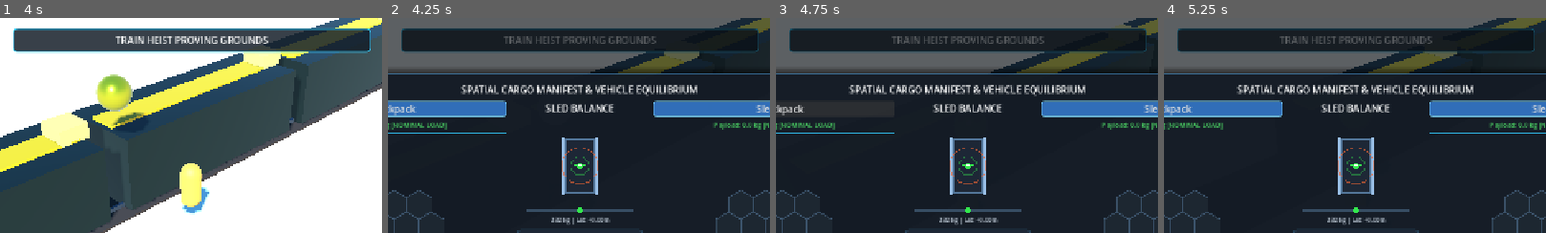
Above: before the commit, frames 1-4 (left to right).
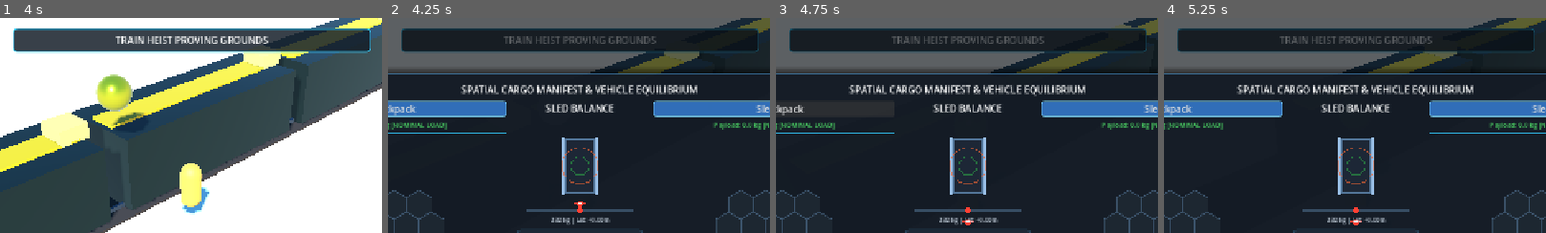
Above: after the commit, the same moments.

Repository: mcintalmo/drift
Game: Godot game, scene res://scenes/world/TrainHeistProvingGrounds.tscn
Two runs of this game, one before a commit and one after it. Both use one fixed random seed, a clock stepped at 60 frames per second and the inputs below. This scene is started directly instead of the project's main scene.
Inputs (mouse positions are % of the whole screen's width and height, from its top left):
- Up to frame 1 (4 s): tap Enter (ui_accept) at 0.5, 0.77, 3.77 s; move the mouse to (72, 45) at 0.52 s; hold E (pilot_lean_right) 0.53-1.25 s; click (72, 45) at 0.6 s; drag from (30, 55) to (45, 70) at 1.27 s; move the mouse to (60, 28) at 2.02 s; hold E (pilot_lean_right) 2.03-2.75 s; tap G (pilot_wrist_grapple) at 2.1 s; drag from (45, 70) to (20, 35) at 2.77 s; move the mouse to (80, 65) at 3.52 s; hold Q (pilot_lean_left) from 3.53 s (still down); hold Right mouse button (winch_quick) from 3.53 s (still down)
- Up to frame 2 (4.25 s): keep holding Q (pilot_lean_left); keep holding Right mouse button (winch_quick); tap Tab (pause_inventory) at 4.15 s
- Up to frame 3 (4.75 s): release Q (pilot_lean_left) at 4.25 s; release Right mouse button (winch_quick) at 4.25 s; drag from (26, 56) to (35, 25) at 4.27 s
- Up to frame 4 (5.25 s): move the mouse to (74, 56) at 5.02 s; hold S (brake_reverse) from 5.03 s (still down); tap R at 5.1 s; click (74, 56) at 5.17 s
The pictures show only the part of the screen within x 25-75%, y 2-52%; the shares and areas given below are measured in that part.

Frame 1 is identical in both runs. In frame 2, 0.1% of the frame differs, in the area x 48-52%, y 67-91%; in frame 3, 0.1%, in the area x 48-52%, y 67-97%; in frame 4, 0.1%.

Commit message:
Adopt Paradigm A vertical inventory coordinate mapping, pseudo-gravity settling, and formalize living world ecosystem in GDD

Diff:
--- a/scripts/components/center_of_mass_component.gd
+++ b/scripts/components/center_of_mass_component.gd
@@ -11,7 +11,7 @@
 @export var container_inventories: Array[HexInventoryComponent] = []
 
 var current_total_mass_kg: float = 220.0
-var current_com_offset_3d: Vector3 = Vector3.ZERO
+var current_com_offset_3d: Vector3 = Vector3(0.0, 0.25, 0.0)
 
 func _ready() -> void:
 	if not sled_stats:
@@ -43,7 +43,7 @@
 func _on_container_inventory_changed(_items: Array[HexItemData]) -> void:
 	recalculate_com()
 
-## Recalculates total mass and composite 3D Center of Mass offset
+## Recalculates total mass and composite 3D Center of Mass offset (Paradigm A Vertical Orientation)
 func recalculate_com() -> void:
 	var base_mass: float = sled_stats.chassis_base_mass_kg if sled_stats else 220.0
 	var base_com: Vector3 = sled_stats.chassis_com_offset if sled_stats else Vector3(0.0, 0.25, 0.0)
@@ -57,8 +57,8 @@
 		var container_mass: float = container.get_total_composite_mass()
 		var com_2d: Vector2 = container.get_com_offset_2d()
 
-		# Map 2D container space to 3D sled space (X = lateral, Z = fore/aft, Y = fixed height 0.35m)
-		var container_com_3d: Vector3 = Vector3(com_2d.x, 0.35, -com_2d.y)
+		# Paradigm A: X = Lateral width, Y = Physical Height (Top of grid raises COM height, Bottom lowers COM height)
+		var container_com_3d: Vector3 = Vector3(com_2d.x, 0.25 - com_2d.y, 0.0)
 		weighted_pos_sum += container_com_3d * container_mass
 		total_mass += container_mass
 
@@ -69,9 +69,13 @@
 	if drift_component:
 		drift_component.current_total_mass_kg = current_total_mass_kg
 		drift_component.external_com_lateral_offset_m = current_com_offset_3d.x
+		drift_component.external_com_height_m = current_com_offset_3d.y
 
 	com_updated.emit(current_com_offset_3d, current_total_mass_kg)
-	GlobalEvents.emit_inventory_updated(&"sled_composite", current_total_mass_kg, Vector2(current_com_offset_3d.x, current_com_offset_3d.z))
+	GlobalEvents.emit_inventory_updated(&"sled_composite", current_total_mass_kg, Vector2(current_com_offset_3d.x, current_com_offset_3d.y))
 
 func get_lateral_com_bias() -> float:
 	return current_com_offset_3d.x
+
+func get_com_height() -> float:
+	return current_com_offset_3d.y
--- a/scripts/components/hex_inventory_component.gd
+++ b/scripts/components/hex_inventory_component.gd
@@ -5,6 +5,7 @@
 signal item_added(item: HexItemData, root_coord: Vector2i)
 signal item_removed(item: HexItemData)
 signal item_placed(item: HexItemData, root_coord: Vector2i)
+signal items_settled
 
 @export var container_mount: ContainerMountData
 @export var hex_cell_size_m: float = 0.25
@@ -27,7 +28,6 @@
 		container_mount = ContainerMountData.new()
 
 ## Checks if an item can be placed at a root axial coordinate with a given rotation
-## Note: Hard weight rejection is removed in favor of dynamic encumbrance physics!
 func can_place_item(item: HexItemData, root_coord: Vector2i, rotation_step: int = 0) -> bool:
 	if not item:
 		return false
@@ -88,6 +88,61 @@
 	inventory_changed.emit(_placed_items)
 	return true
 
+## Applies pseudo-gravity settling: unsupported floating items fall down toward the lowest available slots
+func apply_pseudo_gravity_settling() -> bool:
+	if _placed_items.is_empty():
+		return false
+
+	var any_moved: bool = false
+	var items_to_settle: Array[HexItemData] = _placed_items.duplicate()
+
+	# Sort items by bottom-most cell (highest r) descending so lowest items settle first
+	items_to_settle.sort_custom(func(a: HexItemData, b: HexItemData) -> bool:
+		var max_r_a: int = -9999
+		var root_a: Vector2i = _item_root_coords.get(a, Vector2i.ZERO)
+		for off: Vector2i in a.get_rotated_footprint(a.rotation_step):
+			max_r_a = maxi(max_r_a, root_a.y + off.y)
+
+		var max_r_b: int = -9999
+		var root_b: Vector2i = _item_root_coords.get(b, Vector2i.ZERO)
+		for off: Vector2i in b.get_rotated_footprint(b.rotation_step):
+			max_r_b = maxi(max_r_b, root_b.y + off.y)
+
+		return max_r_a > max_r_b
+	)
+
+	for item: HexItemData in items_to_settle:
+		if not _item_root_coords.has(item):
+			continue
+
+		var current_root: Vector2i = _item_root_coords[item]
+		var rot: int = item.rotation_step
+
+		# Temporarily lift item from grid to test downward path
+		remove_item(item)
+
+		var test_root: Vector2i = current_root
+		var lowest_valid_root: Vector2i = current_root
+
+		# Step downward in vertical +r axis
+		while true:
+			var candidate_root: Vector2i = test_root + Vector2i(0, 1)
+			if can_place_item(item, candidate_root, rot):
+				lowest_valid_root = candidate_root
+				test_root = candidate_root
+			else:
+				break
+
+		place_item(item, lowest_valid_root, rot)
+		if lowest_valid_root != current_root:
+			any_moved = true
+
+	if any_moved:
+		items_settled.emit()
+		inventory_changed.emit(_placed_items)
+
+	return any_moved
+
 func get_item_at(coord: Vector2i) -> HexItemData:
 	return _grid_slots.get(coord, null)
 
@@ -126,7 +181,7 @@
 		return &"encumbered"
 	return &"nominal"
 
-## Converts an axial hex coordinate (q, r) to 2D Cartesian offset (X=right, Y=fore/aft)
+## Converts an axial hex coordinate (q, r) to 2D Cartesian offset (X=lateral, Y=height)
 func axial_to_cartesian(coord: Vector2i) -> Vector2:
 	var x: float = hex_cell_size_m * (SQRT_3 * coord.x + (SQRT_3 / 2.0) * coord.y)
 	var y: float = hex_cell_size_m * (1.5 * coord.y)
--- a/scripts/components/inertial_drift_component.gd
+++ b/scripts/components/inertial_drift_component.gd
@@ -26,6 +26,7 @@
 var roll_angle_rad: float = 0.0
 var current_total_mass_kg: float = 250.0
 var external_com_lateral_offset_m: float = 0.0
+var external_com_height_m: float = 0.25
 var pilot_lean_axis: float = 0.0 # Range [-1.0, 1.0]
 
 const GRAVITY: float = 9.81
@@ -170,8 +171,9 @@
 	# 1. Static gravity tilt from lateral COM offset
 	var static_com_roll: float = (external_com_lateral_offset_m / 0.20) * deg_to_rad(20.0)
 
-	# 2. Dynamic centrifugal roll during turns
-	var centrifugal_roll: float = (lateral_speed * 0.05) + (steer_input * (speed_mag / 16.0) * deg_to_rad(14.0))
+	# 2. Dynamic centrifugal roll during turns (amplified by height)
+	var height_factor: float = clampf(external_com_height_m / 0.25, 0.5, 2.5)
+	var centrifugal_roll: float = ((lateral_speed * 0.05) + (steer_input * (speed_mag / 16.0) * deg_to_rad(14.0))) * height_factor
 
 	# 3. Pilot counter-lean stabilization (Q / E)
 	var pilot_lean: float = pilot_lean_axis * deg_to_rad(18.0)
--- a/scripts/ui/hex_inventory_ui.gd
+++ b/scripts/ui/hex_inventory_ui.gd
@@ -195,6 +195,18 @@
 func close_inventory() -> void:
 	if held_item:
 		_cancel_drag()
+
+	# Apply pseudo-gravity settling to all open containers
+	if backpack_inventory:
+		backpack_inventory.apply_pseudo_gravity_settling()
+	if sled_inventory:
+		sled_inventory.apply_pseudo_gravity_settling()
+	if crate_inventory:
+		crate_inventory.apply_pseudo_gravity_settling()
+
+	if sled_com_component and is_instance_valid(sled_com_component):
+		sled_com_component.recalculate_com()
+
 	is_open = false
 	root_control.visible = false
 	left_grid_control.clear_custom_drag_preview()
@@ -270,7 +282,7 @@
 		if com_widget:
 			com_widget.update_com_data(
 				sled_com_component.current_total_mass_kg,
-				Vector2(sled_com_component.current_com_offset_3d.x, sled_com_component.current_com_offset_3d.z)
+				Vector2(sled_com_component.current_com_offset_3d.x, sled_com_component.current_com_offset_3d.y)
 			)
 
 func _update_tab_buttons() -> void:
--- a/test/unit/test_hex_inventory.gd
+++ b/test/unit/test_hex_inventory.gd
@@ -8,6 +8,7 @@
 	results.append(_test_overlapping_placement_rejected())
 	results.append(_test_out_of_bounds_placement_rejected())
 	results.append(_test_item_removal())
+	results.append(_test_pseudo_gravity_settling())
 	return results
 
 func _test_single_cell_placement() -> Dictionary:
@@ -117,3 +118,31 @@
 		"passed": passed,
 		"message": "Item removed and slots cleared successfully"
 	}
+
+func _test_pseudo_gravity_settling() -> Dictionary:
+	var container: HexInventoryComponent = HexInventoryComponent.new()
+	var mount: ContainerMountData = ContainerMountData.new()
+	mount.slot_layout = [Vector2i(0, -1), Vector2i(0, 0), Vector2i(0, 1)]
+	container.container_mount = mount
+
+	var item: HexItemData = HexItemData.new()
+	item.item_id = &"floating_scrap"
+	item.mass_kg = 20.0
+	item.hex_footprint = [Vector2i(0, 0)]
+
+	# Place floating at top (0, -1)
+	container.place_item(item, Vector2i(0, -1))
+
+	# Apply pseudo gravity settling
+	var moved: bool = container.apply_pseudo_gravity_settling()
+	var settled_item: HexItemData = container.get_item_at(Vector2i(0, 1))
+	var top_slot_cleared: bool = (container.get_item_at(Vector2i(0, -1)) == null)
+
+	var passed: bool = moved and (settled_item == item) and top_slot_cleared
+
+	container.free()
+	return {
+		"name": "test_pseudo_gravity_settling",
+		"passed": passed,
+		"message": "Floating item at (0, -1) settled downward to (0, 1)"
+	}
Not shown, changed: docs/GDD.md
